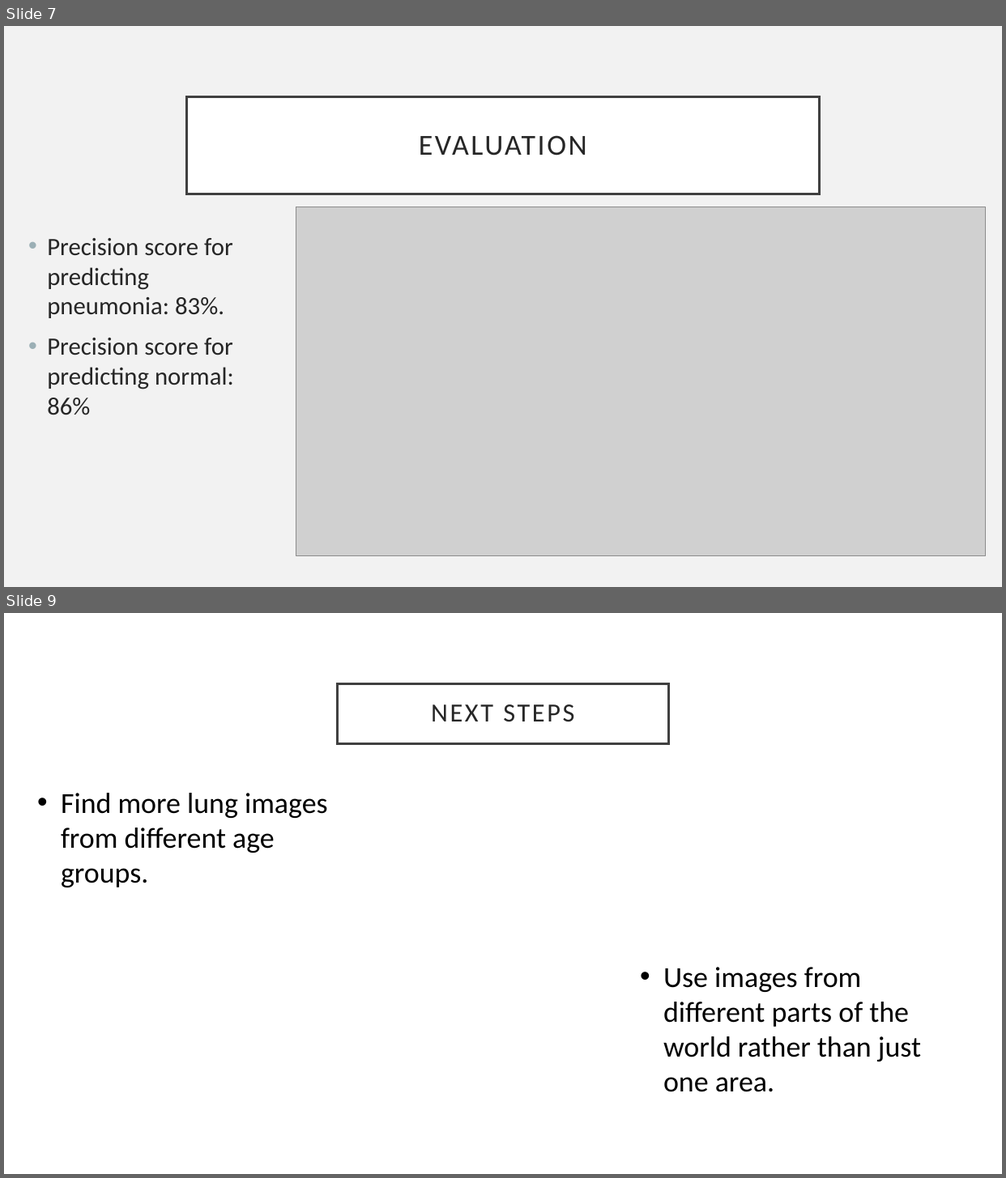
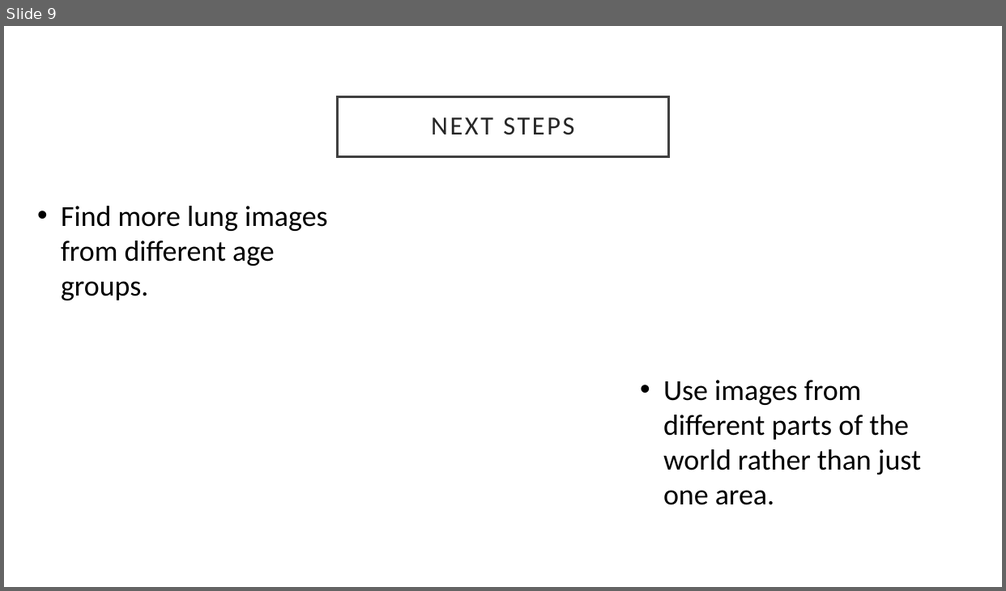
Before and after one commit to PattiCakes59/Chest-X-Ray-Examination, a slide deck: PneumoniaPresentation.pptx. Shown one above the other, each under a label of ours: slides 7 and 9 before the commit, slide 9 after it; the slides between them are not shown. The pictures are 1006x1178 and 1006x591 pixels, drawn with LibreOffice and Linux fonts; fonts in the diff are those of the drawing; grey boxes stand for pictures; background and template pictures are left out. Boxes give left, top, right and bottom in pixels: in the first picture for what was removed or moved away, otherwise in the second. Text is boxed around its words. In the diff, an @@ line names an element or a change of style, - is before the commit and + after.

```diff
--- a/PneumoniaPresentation.pptx
+++ b/PneumoniaPresentation.pptx
@@ slide 7 removed at (4,26,1002,587), background #F2F2F2 @@
@@ title removed at (187,97,819,194) @@
-EVALUATION
@@ picture removed at (296,207,986,557) @@
@@ text removed at (47,238,234,416) @@
-• Precision score for predicting pneumonia: 83%.
-• Precision score for predicting normal: 86%
```
Also in this commit, not shown: 5 slides changed, 1 slide added.
